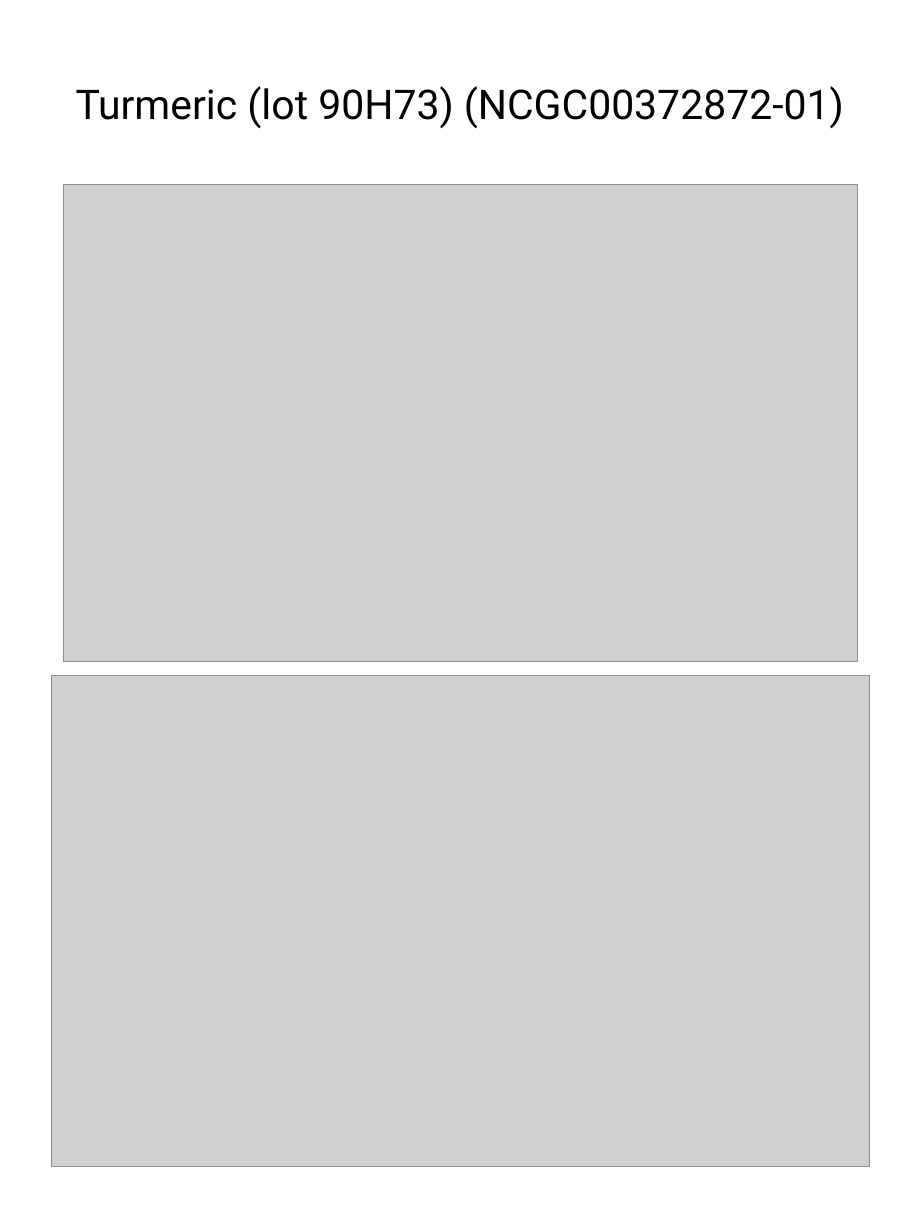
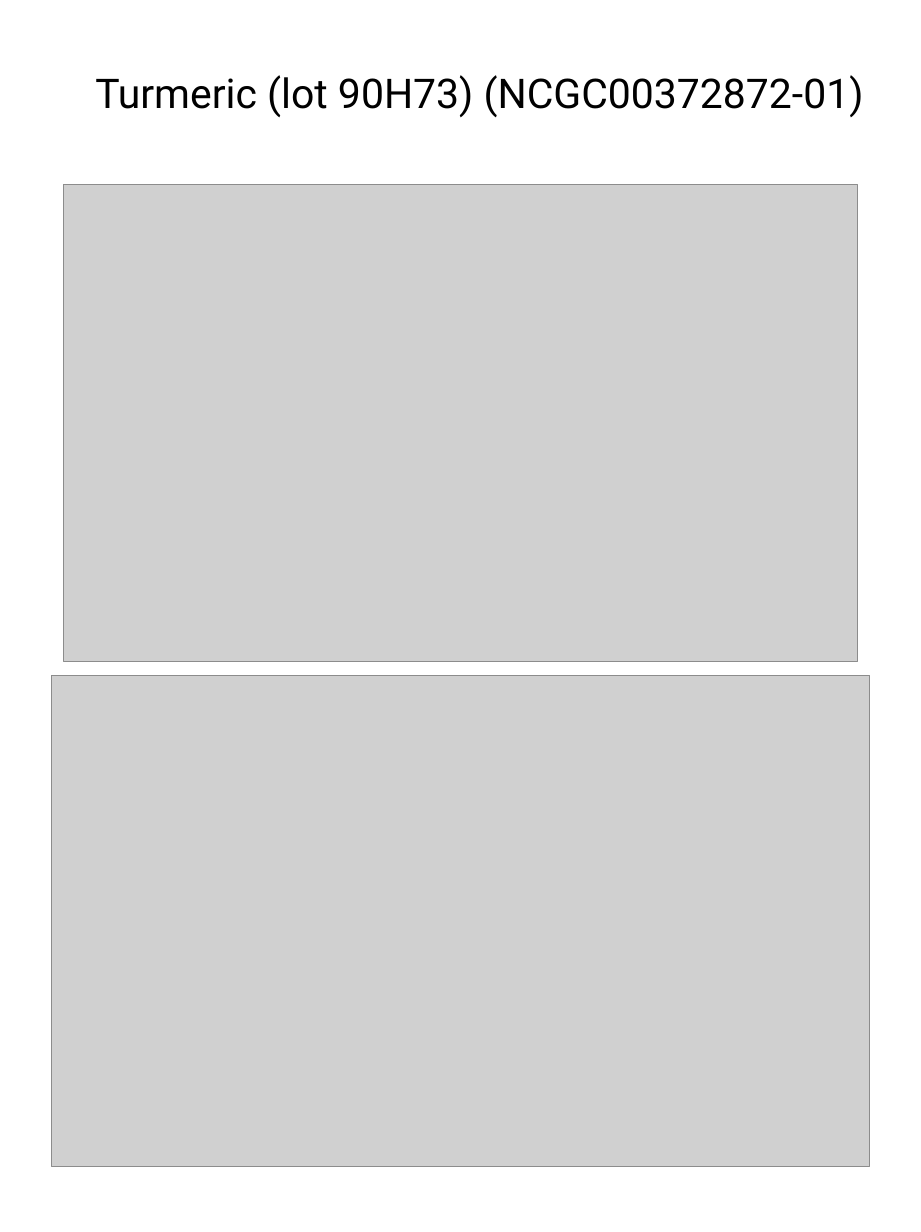
Before and after one commit to SciomeLLC/shorm, a slide deck: slide 2 of Manuscripts/ReportFigs/ScatterDemo.pptx. Drawn at 921x1232 pixels with LibreOffice and Linux fonts; fonts in the diff are those of the drawing; grey boxes stand for pictures. Boxes give left, top, right and bottom in pixels: in the first picture for what was removed or moved away, otherwise in the second. Text is boxed around its words. In the diff, an @@ line names an element or a change of style, - is before the commit and + after.

```diff
--- a/Manuscripts/ReportFigs/ScatterDemo.pptx
+++ b/Manuscripts/ReportFigs/ScatterDemo.pptx
@@ title "Turmeric (lot 90H73) (NCGC00372872-01)": place and size @@
-title "Turmeric (lot 90H73) (NCGC00372872-01)" at bbox=[76, 86, 844, 128]
+title "Turmeric (lot 90H73) (NCGC00372872-01)" at bbox=[95, 75, 864, 117]
```
Also in this commit, not shown: 15 other files.
